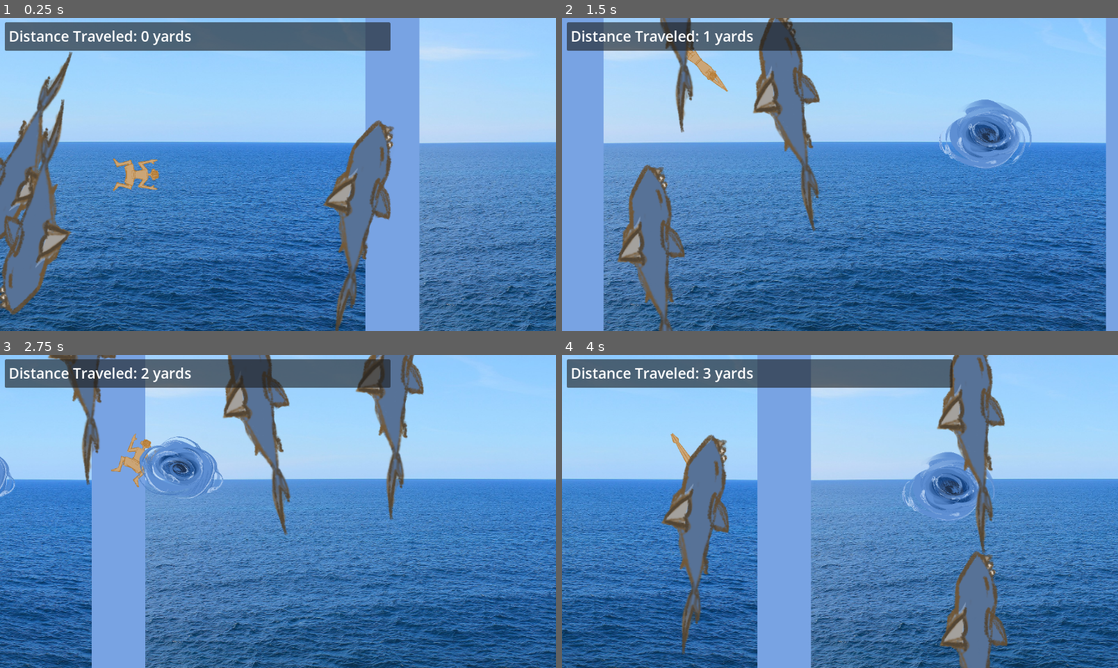
Above: before the commit, frames 1-4 (two rows, left to right).
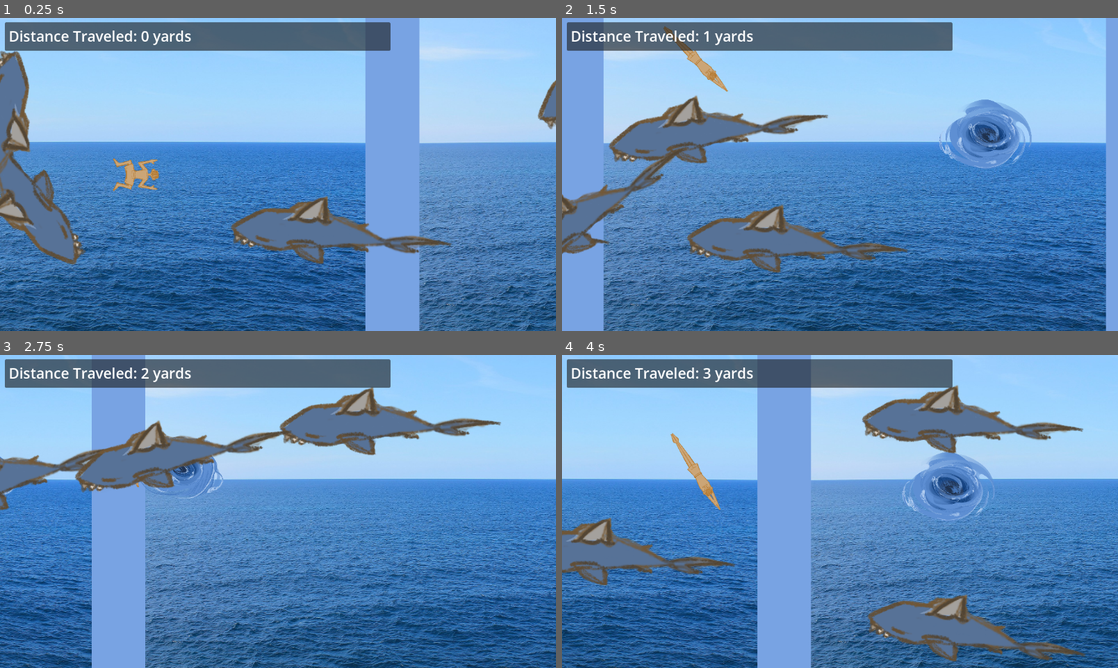
Above: after the commit, the same moments.

Repository: sophieTheProgrammer/microjam-island-61
Game: Godot game, scene res://scenes/game.tscn
Two runs of this game, one before a commit and one after it. Both use one fixed random seed, a clock stepped at 60 frames per second and the inputs below.
Inputs (mouse positions are in pixels of both pictures, inside the frame that each line leads up to):
- Up to frame 1 (0.25 s): no input
- Up to frame 2 (1.5 s): tap Enter (ui_accept) at 0.5, 0.77 s; move the mouse to (962, 158) at 0.52 s; hold Up (up) 0.53-1.28 s; click (962, 158) at 0.6 s; move the mouse to (728, 190) at 1.27 s; hold Down (down) from 1.28 s (still down); click (728, 190) at 1.35 s
- Up to frame 3 (2.75 s): tap Enter (ui_accept) at 1.52 s; move the mouse to (333, 442) at 2.02 s; release Down (down) at 2.03 s; hold Up (up) from 2.03 s (still down); click (333, 442) at 2.1 s
- Up to frame 4 (4 s): move the mouse to (812, 574) at 2.77 s; click (812, 574) at 2.85 s; tap Enter (ui_accept) at 3.02, 3.77 s; move the mouse to (1006, 558) at 3.52 s; release Up (up) at 3.53 s; hold Down (down) from 3.53 s (still down); click (1006, 558) at 3.6 s

The runs differ from the first frame. In frame 1, 13% of the frame differs, in the area x 0-100%, y 10-100%; in frame 2, 16%; in frame 3, 14%; in frame 4, 16%, in the area x 0-95%, y 0-100%.

Commit message:
shark :0

Diff:
--- a/scenes/shark.tscn
+++ b/scenes/shark.tscn
@@ -18,7 +18,7 @@
 script = ExtResource("1_v5iaq")
 
 [node name="AnimatedSprite2D" type="AnimatedSprite2D" parent="." unique_id=1202323751]
+rotation = -1.5707964
 sprite_frames = SubResource("SpriteFrames_inbs7")
 autoplay = "default"
-
-[node name="MoveTimer" type="Timer" parent="." unique_id=1032145672]
+flip_v = true
--- a/scripts/chunk.gd
+++ b/scripts/chunk.gd
@@ -11,15 +11,15 @@
 
 func spawn(num, type):
 	for i in range(num):
-		var new_whirlpool
+		var new_obstacle
 		if type == "whirlpool":
-			new_whirlpool = WHIRLPOOL.instantiate()
+			new_obstacle = WHIRLPOOL.instantiate()
 		else:
-			new_whirlpool = SHARK.instantiate()
-		new_whirlpool.name = type
-		new_whirlpool.position.x = randf_range(Global.viewport.x / 2, -Global.viewport.x / 2) + self.position.x
-		new_whirlpool.position.y = randf_range(Global.viewport.y / 2, -Global.viewport.y / 2) + self.position.y
-		obstacles.add_child(new_whirlpool)
+			new_obstacle = SHARK.instantiate()
+		new_obstacle.name = type
+		new_obstacle.position.x = randf_range(Global.viewport.x / 2, -Global.viewport.x / 2) + self.position.x
+		new_obstacle.position.y = randf_range(Global.viewport.y / 2, -Global.viewport.y / 2) + self.position.y
+		obstacles.add_child(new_obstacle)
 
 
 
--- a/scripts/shark.gd
+++ b/scripts/shark.gd
@@ -1,37 +1,23 @@
 extends Node2D
 @onready var anisprite: AnimatedSprite2D = $AnimatedSprite2D
-@onready var move_timer: Timer = $MoveTimer
-var rand_x = position.x
-var rand_y = position.y
-var min_wait_time = 1
-var max_wait_time = 5 - min_wait_time
+const FRAME_COUNT = 1
+const ACCELERATION = 4
+var rand_x
+var rand_y
 var velocity = Vector2.ZERO
 var min_speed = 3
 var max_speed = 6 - min_speed
 var speed = 4.0
-const ACCELERATION = 4
-# Called when the node enters the scene tree for the first time.
+
 func _ready() -> void:
-	#anisprite.modulate = Color(randi () % 5, randi () % 5, randi () % 5)
-	rand_x = (randi() % (int)(Global.viewport.x)) - Global.viewport.x/2
-	rand_y = (randi() % (int)(Global.viewport.y)) - Global.viewport.y/2
+	anisprite.frame = randi() % FRAME_COUNT #which frame it starts on
+	anisprite.sprite_frames.set_animation_speed("default", (randi() % FRAME_COUNT - 1) + FRAME_COUNT) # fps
+	rand_x = (randi() % int(Global.viewport.x)) - Global.viewport.x/2
+	rand_y = (randi() % int(Global.viewport.y)) - Global.viewport.y/2
 	speed = (randi() % max_speed) + min_speed
-	anisprite.frame = randi() % 6 #which frame it starts on
-	anisprite.sprite_frames.set_animation_speed("default", randi() % 5 + 6) # fps
-	move_timer.wait_time = (randi() % max_wait_time) + min_wait_time
 	look_at(Vector2(rand_x, rand_y))
 	self.rotate(PI/2)
-	move_timer.start()
 # Called every frame. 'delta' is the elapsed time since the previous frame.
 func _process(delta: float) -> void:
 	position = position.move_toward(Vector2(rand_x, rand_y), speed * 100 * delta)
 	speed = move_toward(float(speed), 0.0, float(.01))
-func _on_timer_timeout() -> void:
-	rand_x = (randi() % Global.x_viewport_length) - Global.x_viewport_length/2
-	rand_y = (randi() % Global.y_viewport_length) - Global.y_viewport_length/2
-	speed = (randi() % max_speed) + min_speed
-	move_timer.wait_time = (randi() % max_wait_time) + min_wait_time
-	look_at(Vector2(rand_x, rand_y))
-	self.rotate(PI/2)
-	#print("timer ended, new timer: ", move_timer.wait_time)
-	#print("new x, y: ", rand_x, ", ", rand_y)
